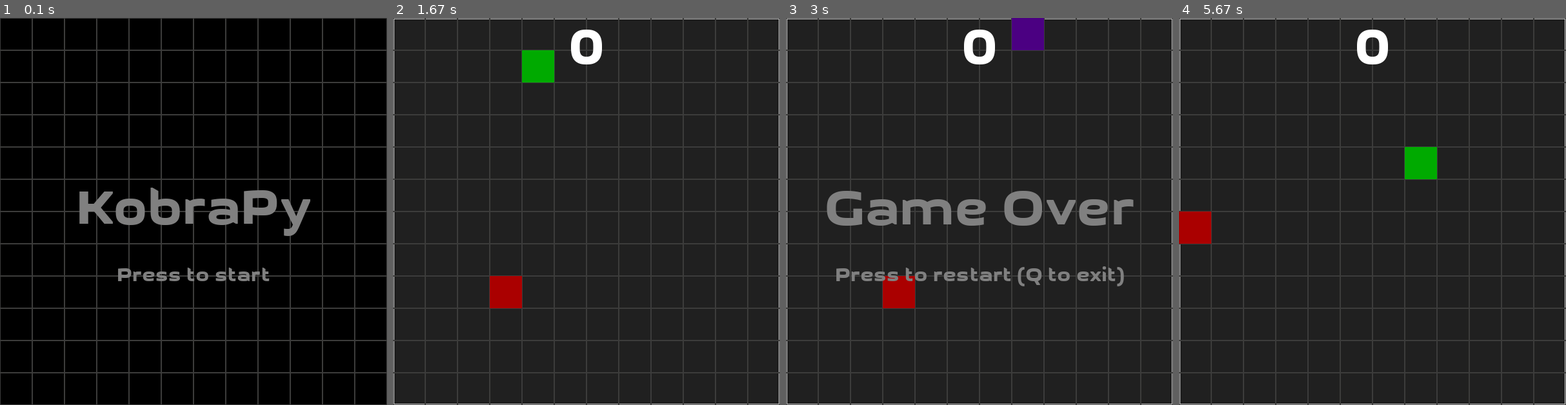
Above: before the commit, frames 1-4 (left to right).
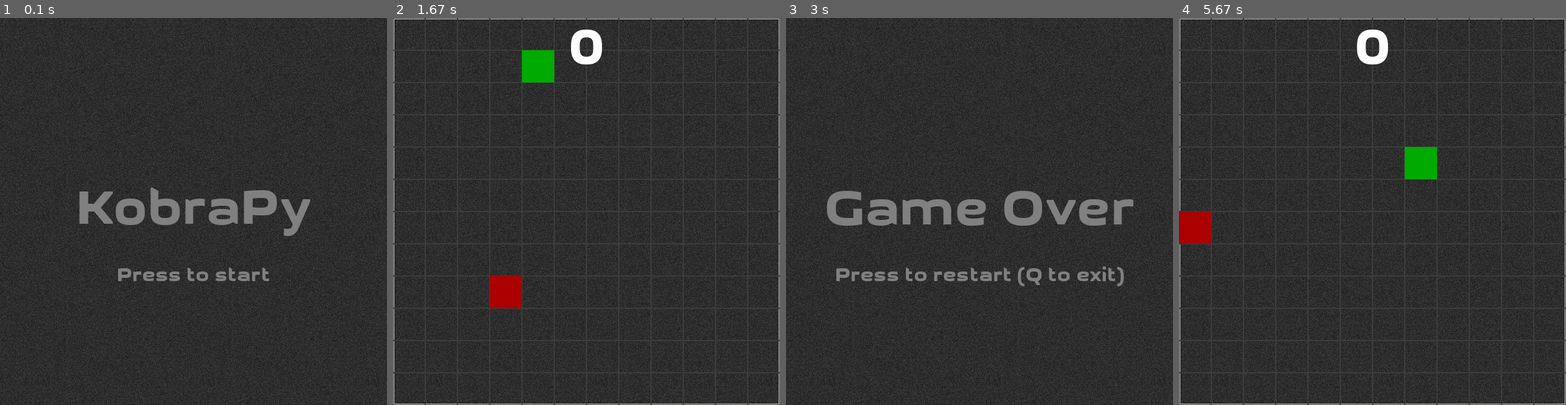
Above: after the commit, the same moments.

Repository: fossguild/naja
Game: pygame game, started from kobra.py
Same seed, same stepped clock (60 frames per second), same inputs: the game is played once before the commit and once after it.
Inputs:
- Up to frame 1 (0.1 s): no input
- Up to frame 2 (1.67 s): tap Enter at 0.33 s; tap W at 0.67 s; tap Space at 1.2 s
- Up to frame 3 (3 s): hold Right 1.87-2.45 s; tap Space at 1.93, 2.55 s; hold Up from 2.48 s (still down)
- Up to frame 4 (5.67 s): release Up at 3.13 s; hold Right 3.17-3.85 s; tap Space at 3.23, 4.72, 5.47 s; hold Down 4.65-5.37 s; hold Left from 5.4 s (still down)

The runs differ from the first frame. In frame 1, 91% of the frame differs, in the area x 0-100%, y 0-100%; in frame 2, 12%; in frame 3, 15%; in frame 4, 12%.

Commit message:
feat: add textured background

Diff:
--- a/kobra.py
+++ b/kobra.py
@@ -47,7 +47,6 @@
 DEAD_HEAD_COLOR = "#4b0082"  # Color of the dead snake's head.
 TAIL_COLOR = "#00ff00"  # Color of the snake's tail.
 APPLE_COLOR = "#aa0000"  # Color of the apple.
-ARENA_COLOR = "#202020"  # Color of the ground.
 GRID_COLOR = "#3c3c3b"  # Color of the grid lines.
 SCORE_COLOR = "#ffffff"  # Color of the scoreboard.
 MESSAGE_COLOR = "#808080"  # Color of the game-over message.
@@ -65,6 +64,10 @@
 
 arena = pygame.display.set_mode((WIDTH, HEIGHT), pygame.SCALED, vsync=1)
 
+# Load background texture
+# A seamless, tileable image works best for a good visual effect.
+background_texture = pygame.image.load("assets/texture/terrain.png").convert()
+
 # BIG_FONT   = pygame.font.Font("assets/font/Ramasuri.ttf", int(WIDTH/8))
 # SMALL_FONT = pygame.font.Font("assets/font/Ramasuri.ttf", int(WIDTH/20))
 
@@ -79,6 +82,8 @@
 
 
 def center_prompt(title, subtitle):
+    # Draw the background
+    draw_background()
     # Show title and subtitle.
 
     center_title = BIG_FONT.render(title, True, MESSAGE_COLOR)
@@ -236,6 +241,14 @@
 ##
 ## Draw the arena
 ##
+
+
+# Function to draw the textured background
+def draw_background():
+    tex_w, tex_h = background_texture.get_size()
+    for x in range(0, WIDTH, tex_w):
+        for y in range(0, HEIGHT, tex_h):
+            arena.blit(background_texture, (x, y))
 
 
 # Function to draw the border
@@ -306,7 +319,9 @@
     if game_on:
         snake.update()
 
-        arena.fill(ARENA_COLOR)
+        # Draw the background
+        draw_background()
+
         # Draw the border
         draw_border()
 
Binary file added: assets/texture/terrain.png
